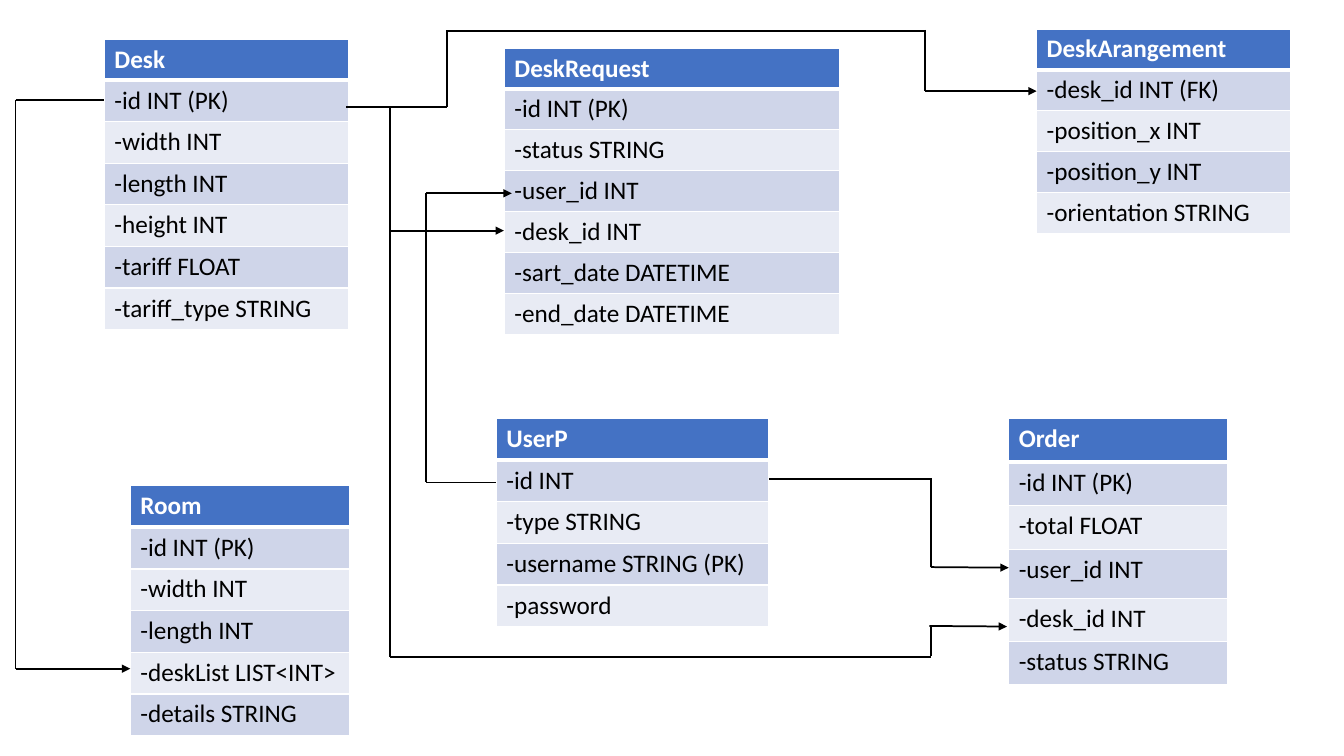
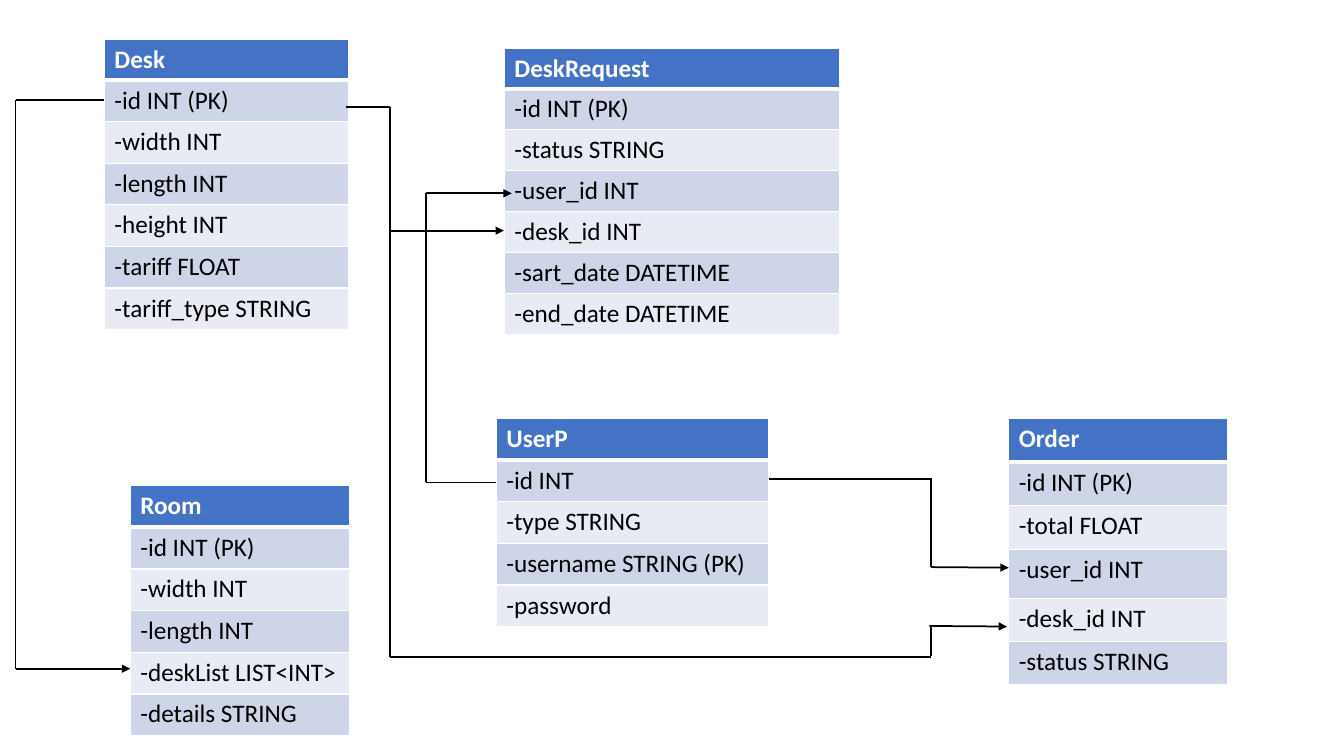
Before and after one commit to BogdanNP/Coworking-Spaces-API, a slide deck: slide 1 of Presentation1.pptx. Drawn at 1344x756 pixels with LibreOffice and Linux fonts; fonts in the diff are those of the drawing. Boxes give left, top, right and bottom in pixels: in the first picture for what was removed or moved away, otherwise in the second. Text is boxed around its words. In the diff, an @@ line names an element or a change of style, - is before the commit and + after.

```diff
--- a/Presentation1.pptx
+++ b/Presentation1.pptx
@@ table removed at (1036,29,1291,234), 5 rows, 1 columns @@
-DeskArangement
--desk_id INT (FK)
--position_x INT
--position_y INT
--orientation STRING
@@ line removed from (446, 30) to (925, 30) @@
@@ line removed from (447, 30) to (447, 108) @@
@@ line removed from (925, 30) to (925, 91) @@
@@ line moved from (346, 107) - (447, 107) to (346, 107) - (390, 107) @@
@@ arrow removed from (925, 91) to (1036, 91) @@
```
Also in this commit, not shown: 4 other files.
